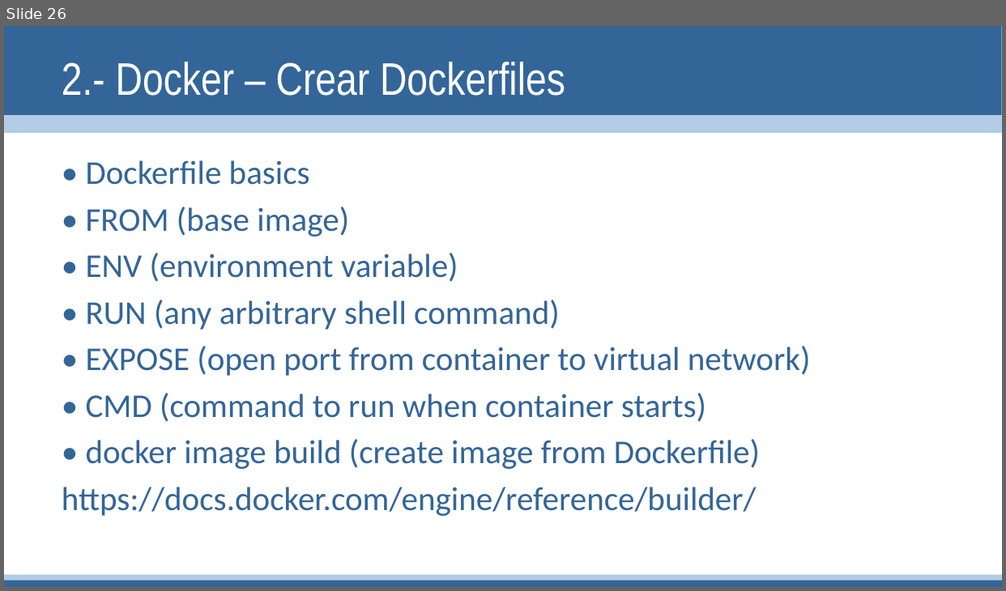
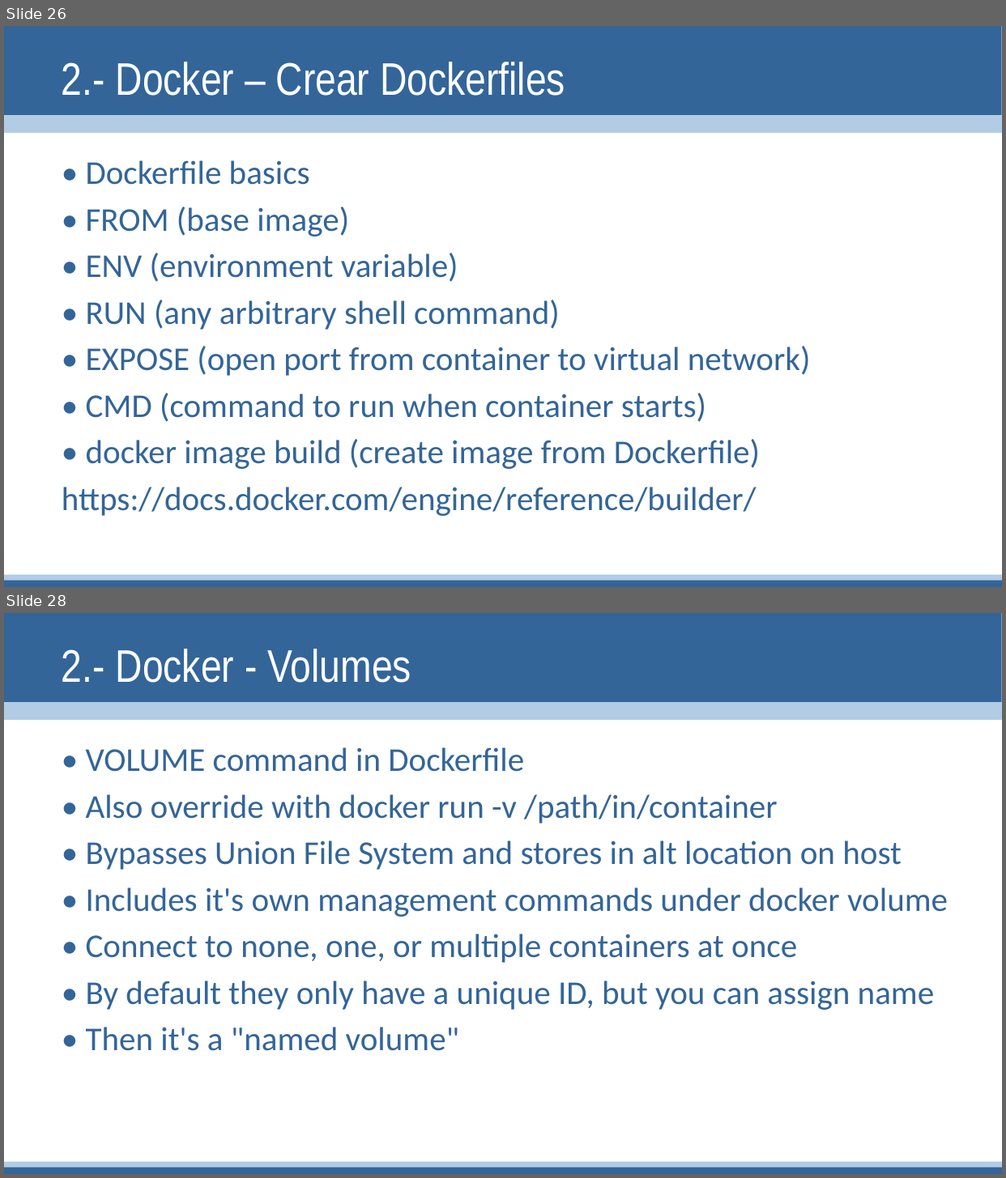
Before and after one commit to linuxsapiens/curso_kubernetes, a slide deck: Kubernetes2.pptx. Shown one above the other, each under a label of ours: slide 26 before the commit, slides 26 and 28 after it; the slides between them are not shown. The pictures are 1006x591 and 1006x1178 pixels, drawn with LibreOffice and Linux fonts; fonts in the diff are those of the drawing. Boxes give left, top, right and bottom in pixels: in the first picture for what was removed or moved away, otherwise in the second. Text is boxed around its words. In the diff, an @@ line names an element or a change of style, - is before the commit and + after.

Commit message:
2 docker

```diff
--- a/Kubernetes2.pptx
+++ b/Kubernetes2.pptx
@@ slide 28 added at [4, 613, 1002, 1174], background #FFFFFF; not listed: 4 template elements that a slide beside it also shows @@
@@ title added at [62, 649, 411, 683], 44 pt, text #FFFFFF @@
+2.- Docker - Volumes
@@ text added at [86, 747, 948, 1051], 32 pt, text #336599 @@
+• VOLUME command in Dockerfile
+• Also override with docker run -v /path/in/container
+• Bypasses Union File System and stores in alt location on host
+• Includes it's own management commands under docker volume
+• Connect to none, one, or multiple containers at once
+• By default they only have a unique ID, but you can assign name
+• Then it's a "named volume"
```
Also in this commit, not shown: 3 other slides added.
